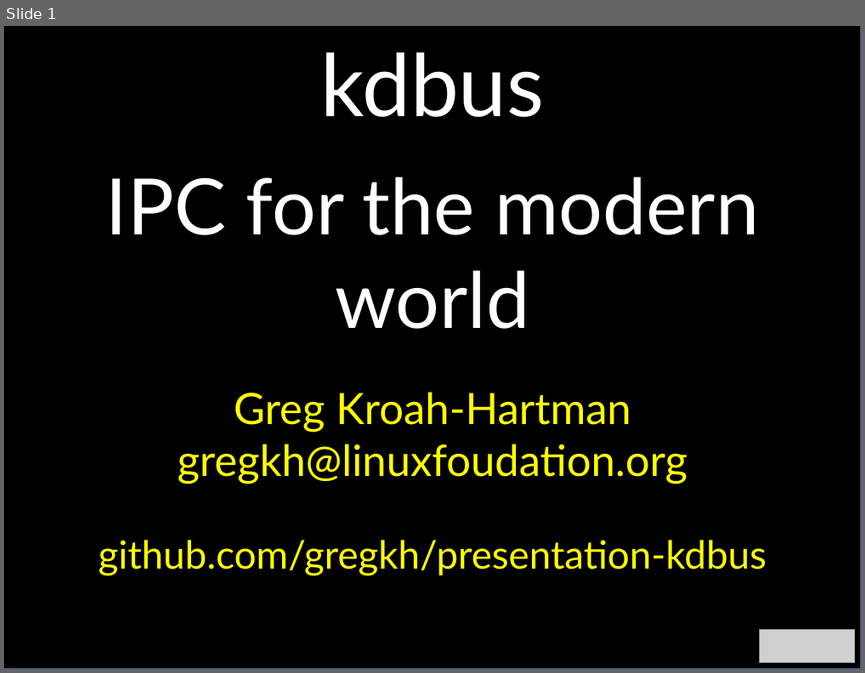
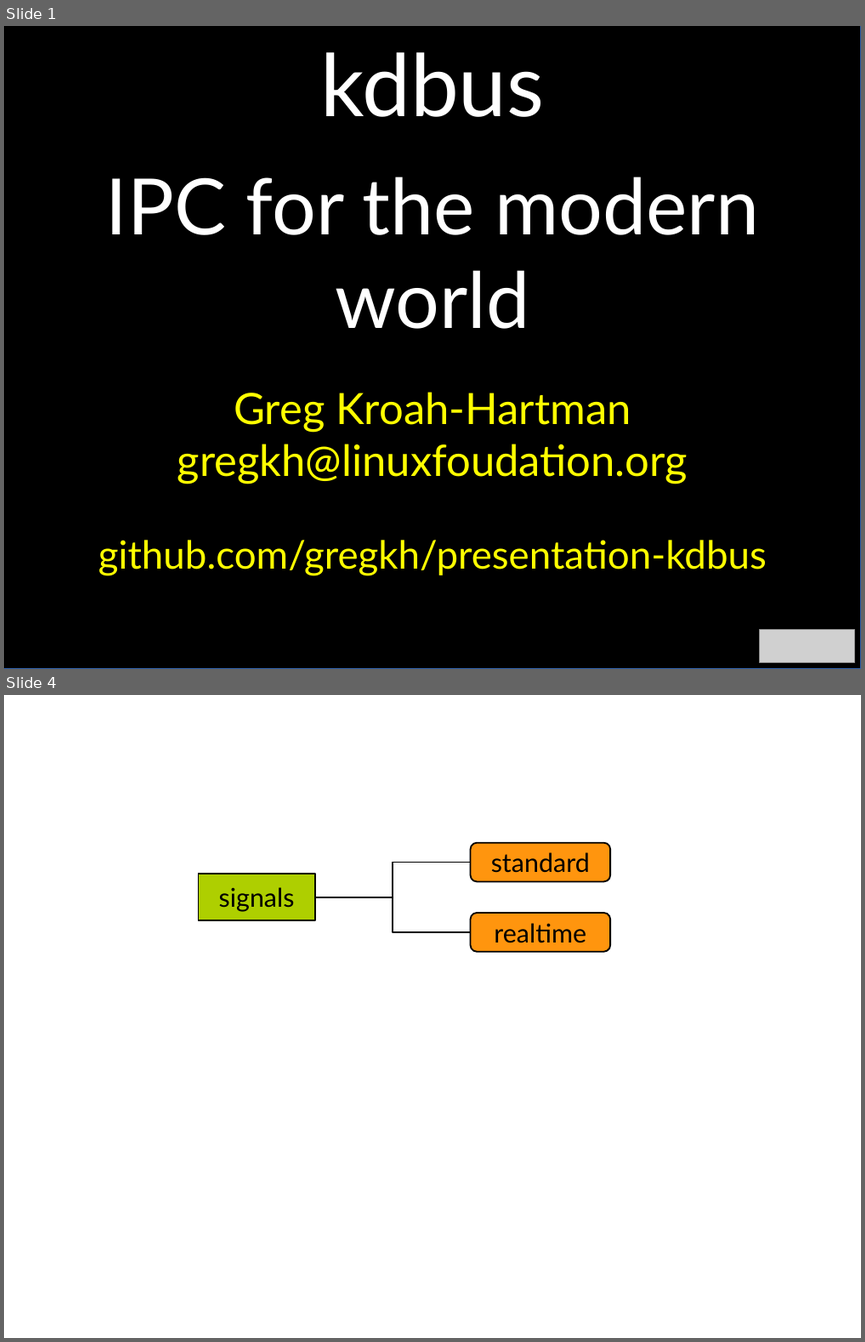
Before and after one commit to gregkh/presentation-kdbus, a slide deck: kdbus.odp. Shown one above the other, each under a label of ours: slide 1 before the commit, slides 1 and 4 after it; the slides between them are not shown. The pictures are 865x673 and 865x1342 pixels, drawn with LibreOffice and Linux fonts; fonts in the diff are those of the drawing; grey boxes stand for pictures. Boxes give left, top, right and bottom in pixels: in the first picture for what was removed or moved away, otherwise in the second. Text is boxed around its words. In the diff, an @@ line names an element or a change of style, - is before the commit and + after.

```diff
--- a/kdbus.odp
+++ b/kdbus.odp
@@ slide 4 added at bbox=[4, 695, 861, 1338], background #FFFFFF @@
@@ rounded rectangle added at bbox=[471, 843, 610, 882], fill #FF950E, outline #000000 1.45 pt, 24 pt, text #000000 @@
+standard
@@ elbow line added from (315, 897) to (471, 862), #000000 1.45 pt @@
@@ rectangle added at bbox=[199, 873, 315, 920], fill #AECF00, outline #000000 1.45 pt, 24 pt, text #000000 @@
+signals
@@ elbow line added from (315, 897) to (471, 932), #000000 1.45 pt @@
@@ rounded rectangle added at bbox=[471, 913, 610, 952], fill #FF950E, outline #000000 1.45 pt, 24 pt, text #000000 @@
+realtime
```
Also in this commit, not shown: 4 other slides added, 4 other files.
